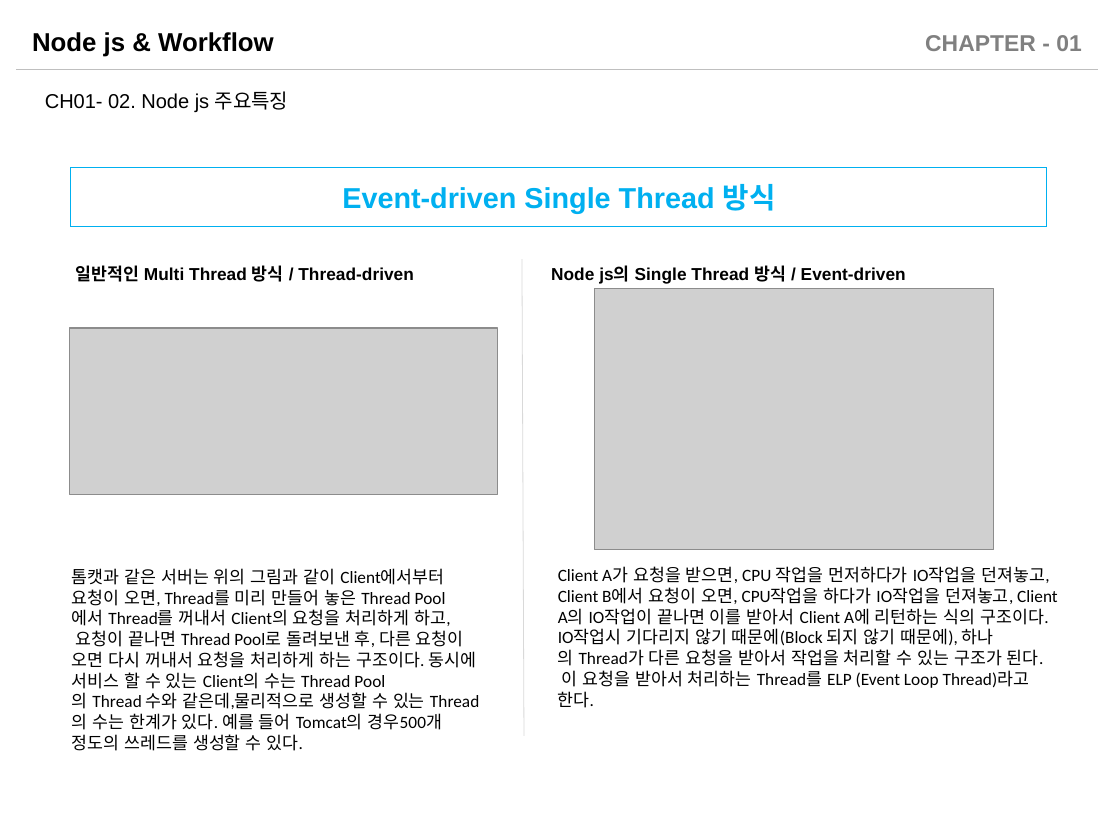
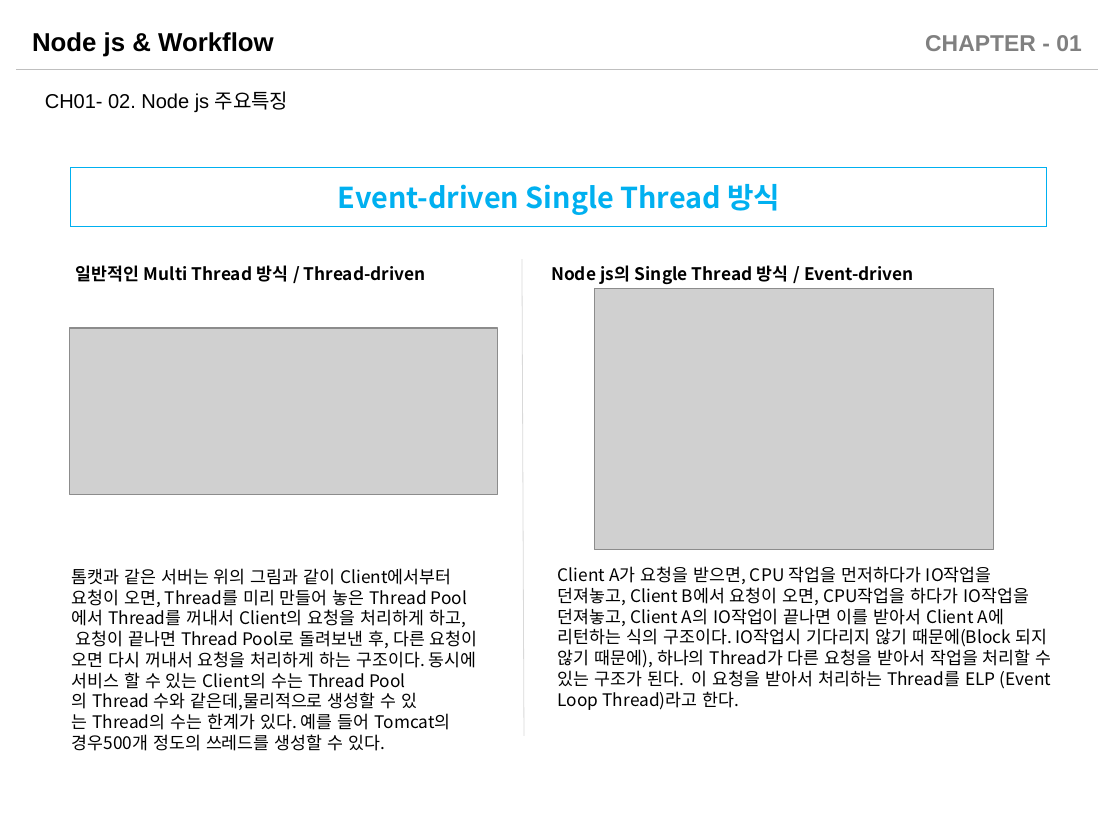
Before and after one commit to sabin21/NodeJS_Workflow_Study, a slide deck: slide 7 of CH01_Nodejs_Intro.pptx. Drawn at 1120x840 pixels with LibreOffice and Linux fonts; fonts in the diff are those of the drawing; grey boxes stand for pictures. Boxes give left, top, right and bottom in pixels: in the first picture for what was removed or moved away, otherwise in the second. Text is boxed around its words. In the diff, an @@ line names an element or a change of style, - is before the commit and + after.

Commit message:
문서들 부분적인 추가 및 수정

```diff
--- a/CH01_Nodejs_Intro.pptx
+++ b/CH01_Nodejs_Intro.pptx
@@ font Arial to Noto Sans CJK KR in 3 elements at bbox=[75, 265, 426, 282], bbox=[551, 265, 914, 284], bbox=[71, 167, 1046, 226] @@
@@ text "톰캣과 같은 서버는 위의 그림과 ..." at bbox=[72, 568, 478, 751]: font Calibri to Noto Sans CJK KR @@
@@ text "Client A가 요청을 받으면, CPU ..." at bbox=[558, 566, 1052, 710]: font Calibri to Noto Sans CJK KR @@
```
Also in this commit, not shown: 11 other slides changed, 2 slides added, 2 other files.
